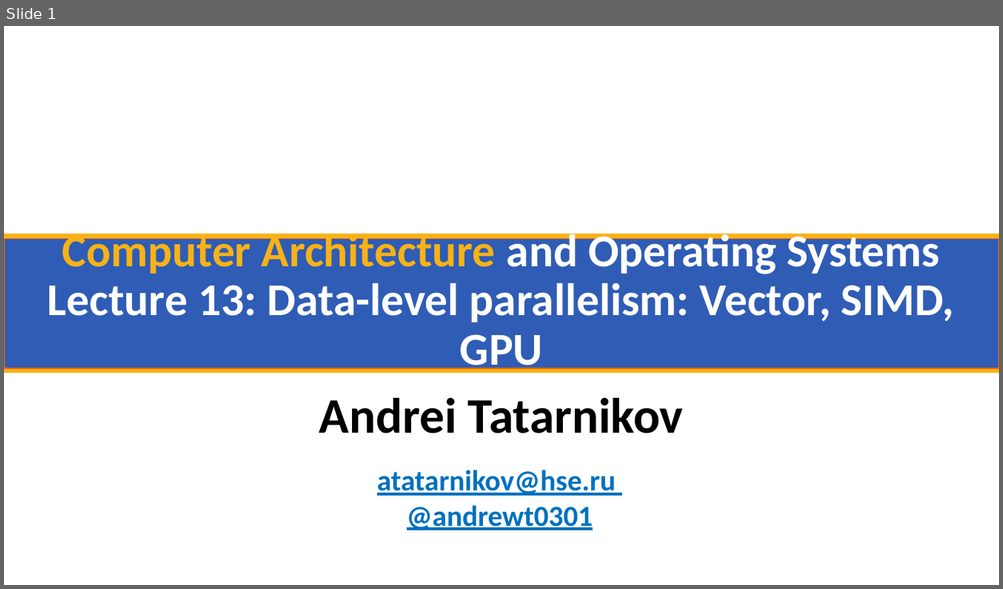
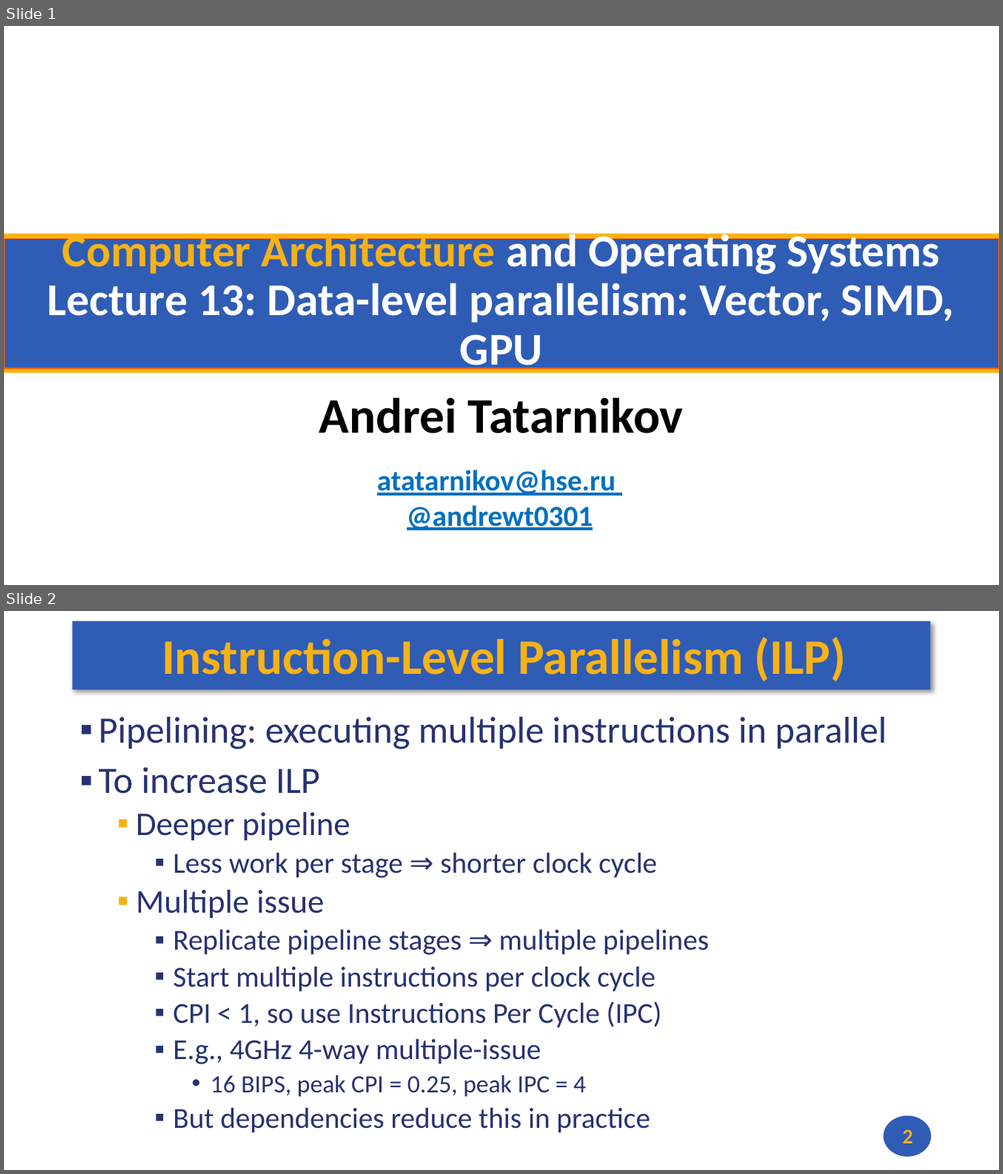
Before and after one commit to andrewt0301/hse-acos-course, a slide deck: docs/part1ca/13_DLP/CA_Lecture_13.pptx. Shown one above the other, each under a label of ours: slide 1 before the commit, slides 1 and 2 after it. The pictures are 1003x589 and 1003x1174 pixels, drawn with LibreOffice and Linux fonts; fonts in the diff are those of the drawing; background and template pictures are left out. Boxes give left, top, right and bottom in pixels: in the first picture for what was removed or moved away, otherwise in the second. Text is boxed around its words. In the diff, an @@ line names an element or a change of style, - is before the commit and + after.

Commit message:
Lecture 13 is updated

```diff
--- a/docs/part1ca/13_DLP/CA_Lecture_13.pptx
+++ b/docs/part1ca/13_DLP/CA_Lecture_13.pptx
@@ slide 2 added at (x1=4, y1=611, x2=999, y2=1170), background #FFFFFF @@
@@ rectangle added at (x1=73, y1=621, x2=930, y2=690), fill #2F5CB5 @@
@@ title added at (x1=162, y1=637, x2=846, y2=681), 48 pt, text #F7B217, bold @@
+Instruction-Level Parallelism (ILP)
@@ text added at (x1=99, y1=717, x2=887, y2=1133), 28 pt, text #273272 @@
+▪ Pipelining: executing multiple instructions in parallel
+▪ To increase ILP
+  ▪ Deeper pipeline
+    ▪ Less work per stage ⇒ shorter clock cycle
+  ▪ Multiple issue
+    ▪ Replicate pipeline stages ⇒ multiple pipelines
+    ▪ Start multiple instructions per clock cycle
+    ▪ CPI < 1, so use Instructions Per Cycle (IPC)
+    ▪ E.g., 4GHz 4-way multiple-issue
+      • 16 BIPS, peak CPI = 0.25, peak IPC = 4
+    ▪ But dependencies reduce this in practice
@@ ellipse added at (x1=883, y1=1116, x2=930, y2=1157), fill #2F5CB5 @@
@@ page number added at (x1=902, y1=1130, x2=913, y2=1144), 20 pt, text #F7B217, bold @@
+2
```
Also in this commit, not shown: 12 other slides added, 1 other file.
